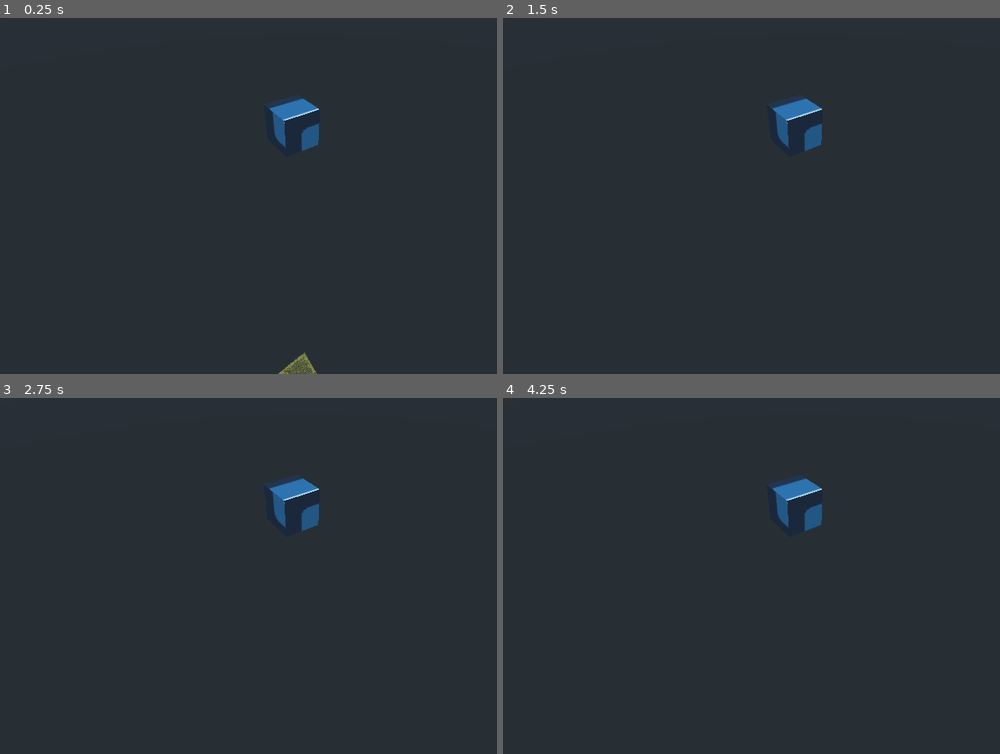
Above: before the commit, frames 1-4 (two rows, left to right).
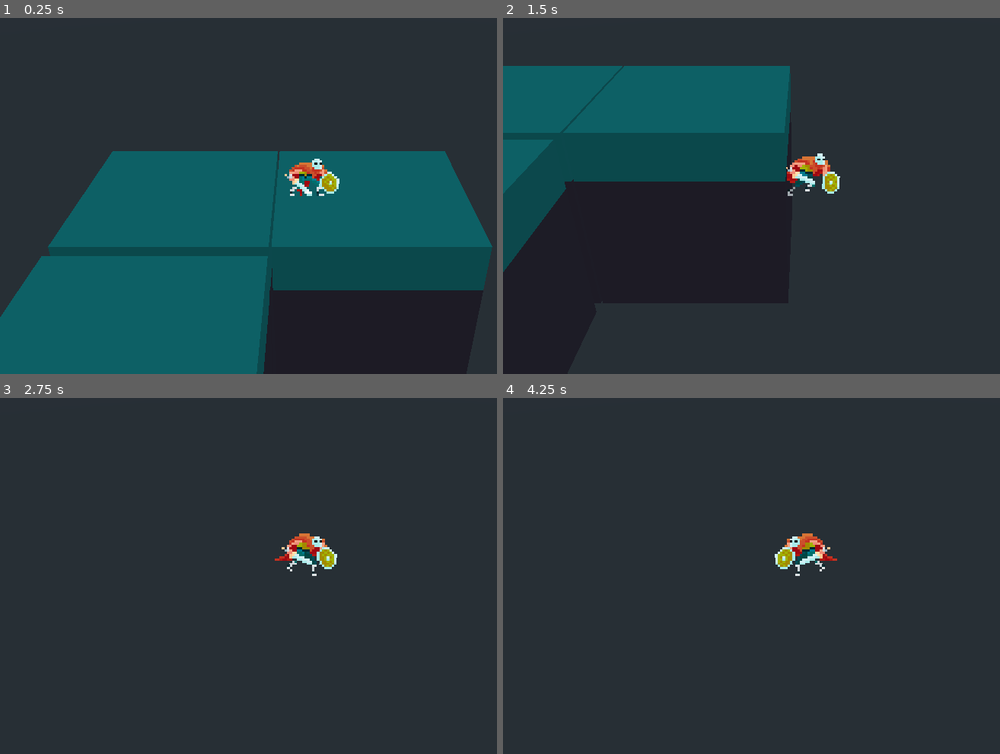
Above: after the commit, the same moments.

Repository: Ingwaz-FirstClass/Project-Techno-Viking
Game: Godot game, scene res://Worlds/Cena da bagunça.tscn
Two runs of this game, one before a commit and one after it. Both use one fixed random seed, a clock stepped at 60 frames per second and the inputs below. The engine's default icon, where the game draws it, is replaced by a stand-in: a white triangle on a blue panel in a dark square.
Inputs:
- Up to frame 1 (0.25 s): no input
- Up to frame 2 (1.5 s): hold Right (ui_right) 0.53-1.28 s; hold Down (ui_down) from 1.28 s (still down)
- Up to frame 3 (2.75 s): release Down (ui_down) at 2.03 s; hold Right (ui_right) from 2.03 s (still down)
- Up to frame 4 (4.25 s): release Right (ui_right) at 2.78 s; hold Up (ui_up) 2.78-3.53 s; hold Left (ui_left) from 3.53 s (still down)

The runs differ from the first frame. In frame 1, 46% of the frame differs, in the area x 0-100%, y 21-100%; in frame 2, 22%; in frame 3, 1.6%; in frame 4, 1.6%.

Commit message:
Movimentação + animações

Diff:
--- a/Player/Player.gd
+++ b/Player/Player.gd
@@ -1,9 +1,11 @@
 extends KinematicBody
 
+const SPEED = 10
 const GRAVITY = 100
-const SPEED = 10
 
 var velocity = Vector3.ZERO
+
+onready var sprite = $AnimatedSprite3D
 
 func _physics_process(delta):
 	movement(delta)
@@ -13,15 +15,27 @@
 
 	if Input.is_action_pressed("ui_right"):
 		position.x += 1
-	if Input.is_action_pressed("ui_left"):
+
+		sprite.flip_h = false
+		sprite.play('Move')
+	elif Input.is_action_pressed("ui_left"):
 		position.x -= 1
-	if Input.is_action_pressed("ui_down"):
+
+		sprite.flip_h = true
+		sprite.play('Move')
+	elif Input.is_action_pressed("ui_down"):
 		position.z += 1
-	if Input.is_action_pressed("ui_up"):
+		sprite.play('Move')
+	elif Input.is_action_pressed("ui_up"):
 		position.z -= 1
+		sprite.play('Move')
+	else:
+		sprite.play('Idle')
+
 
 	velocity.x = position.x * SPEED
 	velocity.z = position.z * SPEED
+
 	velocity.y -= GRAVITY * delta
 
 	velocity = move_and_slide(velocity, Vector3.UP)
--- a/Player/Player.tscn
+++ b/Player/Player.tscn
@@ -1,23 +1,104 @@
-[gd_scene load_steps=5 format=2]
+[gd_scene load_steps=18 format=2]
 
-[ext_resource path="res://icon.png" type="Texture" id=1]
+[ext_resource path="res://Assets/Player/viking2.png" type="Texture" id=1]
+[ext_resource path="res://Player/Player.gd" type="Script" id=2]
 
-[sub_resource type="CubeMesh" id=3]
+[sub_resource type="AtlasTexture" id=10]
+flags = 16
+atlas = ExtResource( 1 )
+region = Rect2( 0, 32, 32, 32 )
 
-[sub_resource type="SpatialMaterial" id=4]
-albedo_texture = ExtResource( 1 )
+[sub_resource type="AtlasTexture" id=11]
+flags = 16
+atlas = ExtResource( 1 )
+region = Rect2( 32, 32, 32, 32 )
 
-[sub_resource type="BoxShape" id=5]
+[sub_resource type="AtlasTexture" id=12]
+flags = 16
+atlas = ExtResource( 1 )
+region = Rect2( 64, 32, 32, 32 )
+
+[sub_resource type="AtlasTexture" id=13]
+flags = 16
+atlas = ExtResource( 1 )
+region = Rect2( 96, 32, 32, 32 )
+
+[sub_resource type="AtlasTexture" id=14]
+flags = 16
+atlas = ExtResource( 1 )
+region = Rect2( 128, 32, 32, 32 )
+
+[sub_resource type="AtlasTexture" id=15]
+flags = 16
+atlas = ExtResource( 1 )
+region = Rect2( 160, 32, 32, 32 )
+
+[sub_resource type="AtlasTexture" id=1]
+flags = 16
+atlas = ExtResource( 1 )
+region = Rect2( 0, 0, 32, 32 )
+
+[sub_resource type="AtlasTexture" id=2]
+flags = 16
+atlas = ExtResource( 1 )
+region = Rect2( 32, 0, 32, 32 )
+
+[sub_resource type="AtlasTexture" id=3]
+flags = 16
+atlas = ExtResource( 1 )
+region = Rect2( 64, 0, 32, 32 )
+
+[sub_resource type="AtlasTexture" id=4]
+flags = 16
+atlas = ExtResource( 1 )
+region = Rect2( 96, 0, 32, 32 )
+
+[sub_resource type="AtlasTexture" id=5]
+flags = 16
+atlas = ExtResource( 1 )
+region = Rect2( 128, 0, 32, 32 )
+
+[sub_resource type="AtlasTexture" id=6]
+flags = 16
+atlas = ExtResource( 1 )
+region = Rect2( 160, 0, 32, 32 )
+
+[sub_resource type="AtlasTexture" id=7]
+flags = 16
+atlas = ExtResource( 1 )
+region = Rect2( 192, 0, 32, 32 )
+
+[sub_resource type="SpriteFrames" id=8]
+animations = [ {
+"frames": [ SubResource( 10 ), SubResource( 11 ), SubResource( 12 ), SubResource( 13 ), SubResource( 14 ), SubResource( 15 ) ],
+"loop": true,
+"name": "Move",
+"speed": 8.0
+}, {
+"frames": [ SubResource( 1 ), SubResource( 2 ), SubResource( 3 ), SubResource( 4 ), SubResource( 5 ), SubResource( 6 ), SubResource( 7 ) ],
+"loop": true,
+"name": "Idle",
+"speed": 10.0
+} ]
+
+[sub_resource type="CapsuleShape" id=9]
+radius = 0.0814045
+height = 0.0253531
 
 [node name="Player" type="KinematicBody"]
-transform = Transform( 1, 0, 0, 0, 1, 0, 0, 0, 1, 0, 3.22945, 0 )
+transform = Transform( 10, 0, 0, 0, 10, 0, 0, 0, 10, 0, 0, 0 )
+script = ExtResource( 2 )
 
-[node name="MeshInstance" type="MeshInstance" parent="."]
-mesh = SubResource( 3 )
-material/0 = SubResource( 4 )
+[node name="Camera" type="Camera" parent="."]
+transform = Transform( 1, 0, 0, 0, 0.864705, 0.502281, 0, -0.502281, 0.864705, 0, 1, 2 )
+fov = 35.0
+
+[node name="AnimatedSprite3D" type="AnimatedSprite3D" parent="."]
+frames = SubResource( 8 )
+animation = "Move"
+frame = 4
+playing = true
 
 [node name="CollisionShape" type="CollisionShape" parent="."]
-shape = SubResource( 5 )
-
-[node name="Camera" type="Camera" parent="."]
-transform = Transform( 0.827894, 0.396605, -0.396605, 0, 0.707107, 0.707107, 0.560885, -0.585409, 0.585409, -6.12039, 6.70176, 10.1828 )
+transform = Transform( 1, 0, 0, 0, -4.37114e-08, -1, 0, 1, -4.37114e-08, 0.0162897, -0.078756, 0.0125047 )
+shape = SubResource( 9 )
--- a/Worlds/Cena da bagunça.tscn
+++ b/Worlds/Cena da bagunça.tscn
@@ -1,79 +1,63 @@
-[gd_scene load_steps=7 format=2]
+[gd_scene load_steps=6 format=2]
 
-[ext_resource path="res://Assets/3DProvisorio/Boss Room.obj" type="ArrayMesh" id=1]
-[ext_resource path="res://Assets/3DProvisorio/Boss Room.png" type="Texture" id=2]
+[ext_resource path="res://Assets/corrupted-dirt-block-with-grass.obj" type="ArrayMesh" id=1]
+[ext_resource path="res://Assets/palette(Clone).png" type="Texture" id=2]
 [ext_resource path="res://Player/Player.tscn" type="PackedScene" id=3]
-[ext_resource path="res://Player/Player.gd" type="Script" id=4]
 
 [sub_resource type="SpatialMaterial" id=1]
 albedo_texture = ExtResource( 2 )
 
 [sub_resource type="BoxShape" id=2]
-extents = Vector3( 2.39374, 0.588622, 2.35261 )
+extents = Vector3( 4.18117, 1.06961, 4.04491 )
 
 [node name="Cena da bagunça" type="Node"]
 
 [node name="Blocos" type="Node" parent="."]
 
-[node name="Bloco" type="StaticBody" parent="Blocos"]
+[node name="Block" type="StaticBody" parent="Blocos"]
+transform = Transform( 1, 0, 0, 0, 1, 0, 0, 0, 1, 0, -3, 0 )
 __meta__ = {
 "_edit_group_": true
 }
 
-[node name="Boss Room" type="MeshInstance" parent="Blocos/Bloco"]
+[node name="MeshInstance" type="MeshInstance" parent="Blocos/Block"]
 mesh = ExtResource( 1 )
-skeleton = NodePath("../../..")
+skeleton = NodePath("")
 material/0 = SubResource( 1 )
 
-[node name="CollisionShape" type="CollisionShape" parent="Blocos/Bloco"]
-transform = Transform( 1, 0, 0, 0, 1, 0, 0, 0, 1, 0, 0.410954, 0 )
+[node name="CollisionShape" type="CollisionShape" parent="Blocos/Block"]
+transform = Transform( 1, 0, 0, 0, 1, 0, 0, 0, 1, 0, 4.0745, 0 )
 shape = SubResource( 2 )
 
-[node name="Bloco2" type="StaticBody" parent="Blocos"]
-transform = Transform( 0.0110652, 0, -0.999939, 0, 1, 0, 0.999939, 0, 0.0110652, 0, 0, 4.85288 )
+[node name="Block2" type="StaticBody" parent="Blocos"]
+transform = Transform( 1, 0, 0, 0, 1, 0, 0, 0, 1, -8.09962, -3, 0 )
 __meta__ = {
 "_edit_group_": true
 }
 
-[node name="Boss Room" type="MeshInstance" parent="Blocos/Bloco2"]
+[node name="MeshInstance" type="MeshInstance" parent="Blocos/Block2"]
 mesh = ExtResource( 1 )
-skeleton = NodePath("../../..")
+skeleton = NodePath("")
 material/0 = SubResource( 1 )
 
-[node name="CollisionShape" type="CollisionShape" parent="Blocos/Bloco2"]
-transform = Transform( 1, 0, 0, 0, 1, 0, 0, 0, 1, 0, 0.410954, 0 )
+[node name="CollisionShape" type="CollisionShape" parent="Blocos/Block2"]
+transform = Transform( 1, 0, 0, 0, 1, 0, 0, 0, 1, 0, 4.0745, 0 )
 shape = SubResource( 2 )
 
-[node name="Bloco3" type="StaticBody" parent="Blocos"]
-transform = Transform( -0.999969, 0, -0.00787137, 0, 1, 0, 0.00787137, 0, -0.999969, -4.86631, 0, 4.85288 )
+[node name="Block3" type="StaticBody" parent="Blocos"]
+transform = Transform( 1, 0, 0, 0, 1, 0, 0, 0, 1, -8.09962, -3, 8.55147 )
 __meta__ = {
 "_edit_group_": true
 }
 
-[node name="Boss Room" type="MeshInstance" parent="Blocos/Bloco3"]
+[node name="MeshInstance" type="MeshInstance" parent="Blocos/Block3"]
 mesh = ExtResource( 1 )
-skeleton = NodePath("../../..")
+skeleton = NodePath("")
 material/0 = SubResource( 1 )
 
-[node name="CollisionShape" type="CollisionShape" parent="Blocos/Bloco3"]
-transform = Transform( 1, 0, 0, 0, 1, 0, 0, 0, 1, 0, 0.410954, 0 )
-shape = SubResource( 2 )
-
-[node name="Bloco4" type="StaticBody" parent="Blocos"]
-transform = Transform( 0.0173477, 0, 0.999849, 0, 1, 0, -0.999849, 0, 0.0173477, -4.86631, 0, 0.052722 )
-__meta__ = {
-"_edit_group_": true
-}
-
-[node name="Boss Room" type="MeshInstance" parent="Blocos/Bloco4"]
-mesh = ExtResource( 1 )
-skeleton = NodePath("../../..")
-material/0 = SubResource( 1 )
-
-[node name="CollisionShape" type="CollisionShape" parent="Blocos/Bloco4"]
-transform = Transform( 1, 0, 0, 0, 1, 0, 0, 0, 1, 0, 0.410954, 0 )
+[node name="CollisionShape" type="CollisionShape" parent="Blocos/Block3"]
+transform = Transform( 1, 0, 0, 0, 1, 0, 0, 0, 1, 0, 4.0745, 0 )
 shape = SubResource( 2 )
 
 [node name="Player" parent="." instance=ExtResource( 3 )]
-transform = Transform( 1, 0, 0, 0, 1, 0, 0, 0, 1, 0, 65.9352, 0 )
-script = ExtResource( 4 )
+transform = Transform( 10, 0, 0, 0, 10, 0, 0, 0, 10, -2.80276, 3.86051, 0.767719 )
Not shown, added: Assets/3DProvisorio/corrupted-dirt-block-with-grass.obj
Not shown, added: Assets/3DProvisorio/corrupted-dirt-block-with-grass.obj.import
Binary file added: Assets/Player/viking2.png
Not shown, added: Assets/Player/viking2.png.import
Not shown, added: Assets/corrupted-dirt-block-with-grass.obj
Not shown, added: Assets/corrupted-dirt-block-with-grass.obj.import
Binary file added: Assets/palette(Clone).png
Not shown, added: Assets/palette(Clone).png.import
Not shown, added: Assets/3DProvisorio/corrupted-dirt-block.vox
